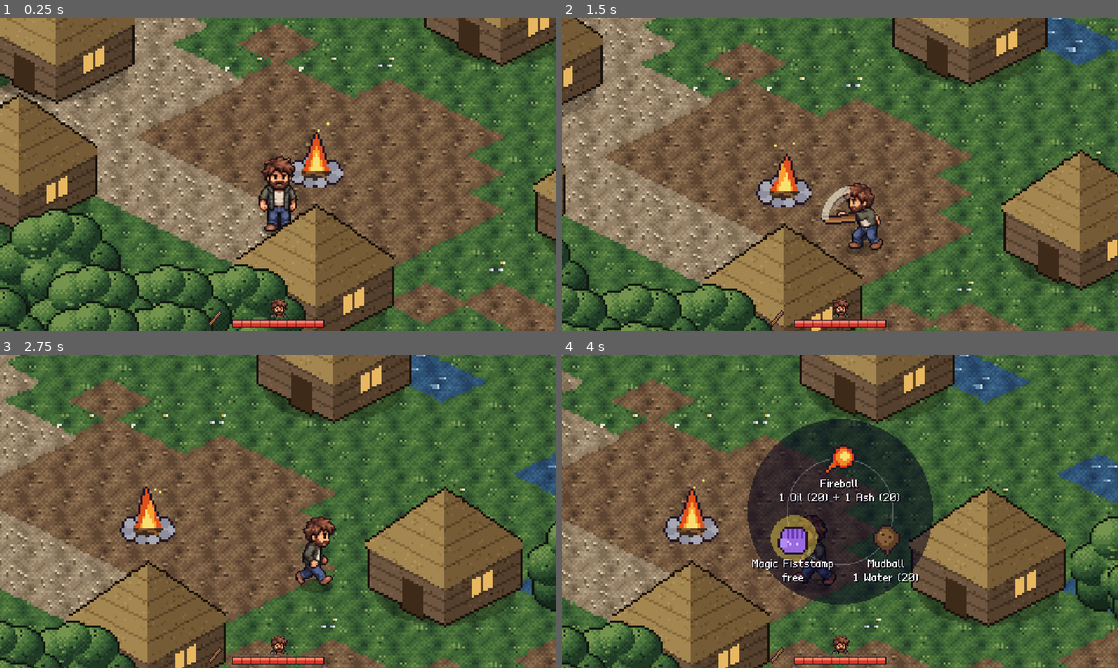
Above: before the commit, frames 1-4 (two rows, left to right).
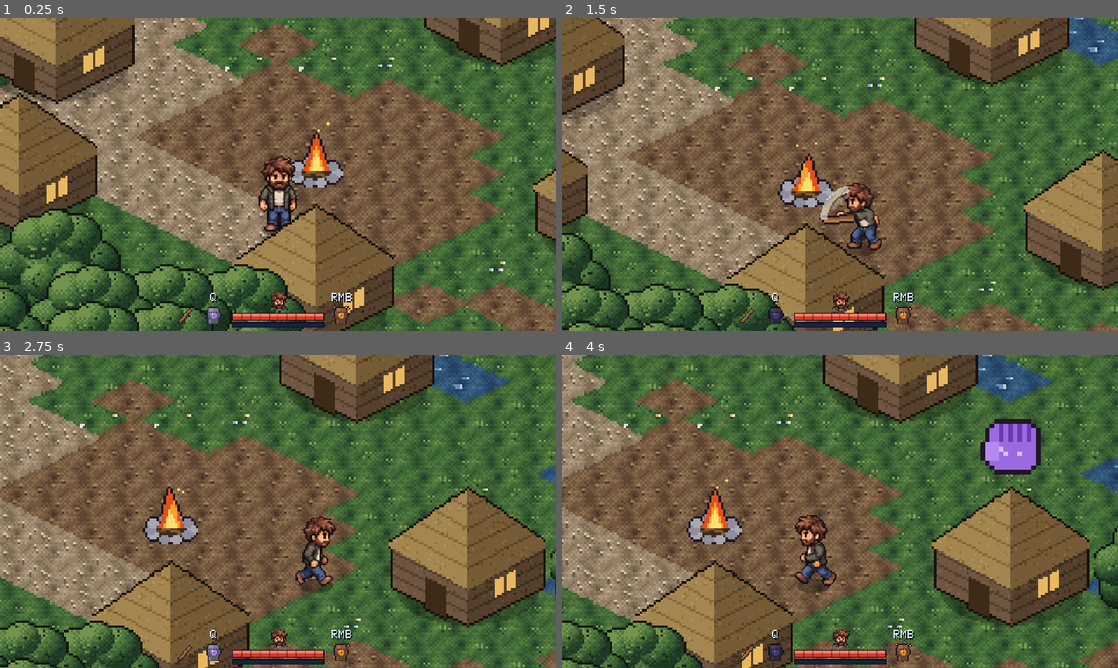
Above: after the commit, the same moments.

Repository: patrickyareinke/game1
Game: Godot game, scene res://scenes/main.tscn
The game is run twice, just before and just after one commit, with the same random seed, the same clock (stepped at 60 frames per second) and the same inputs.
Inputs (mouse positions are in pixels of both pictures, inside the frame that each line leads up to):
- Up to frame 1 (0.25 s): no input
- Up to frame 2 (1.5 s): move the mouse to (962, 158) at 0.52 s; hold D 0.53-1.25 s; tap Q at 0.6 s; click (962, 158) at 0.67 s; tap R at 0.8 s; drag from (728, 190) to (812, 237) at 1.27 s
- Up to frame 3 (2.75 s): move the mouse to (333, 442) at 2.02 s; hold D from 2.03 s (still down); tap 1 at 2.1 s; click (333, 442) at 2.17 s; tap 2 at 2.3 s
- Up to frame 4 (4 s): release D at 2.75 s; drag from (812, 574) to (673, 464) at 2.77 s; move the mouse to (1006, 558) at 3.52 s; hold A from 3.53 s (still down); tap 3 at 3.6 s; click (1006, 558) at 3.67 s; tap Q at 3.8 s

The runs differ from the first frame. In frame 1, 1.2% of the frame differs, in the area x 31-64%, y 87-99%; in frame 2, 45%; in frame 3, 41%; in frame 4, 54%, in the area x 0-100%, y 0-100%.

Commit message:
Gauntlet Alchemist: two gauntlets, Fast Steel, energy and combos
- Game and hero named Gauntlet Alchemist
- Powers live in gauntlets (Ember/Fireball, Mire/Mudball, Titan/Fiststamp,
  Fast Steel); wear two: left hand Q, right hand right-click; equip in the
  inventory (click = right hand, right-click = left hand)
- New Fast Steel power: flurry of steel punches, with 3 upgrades
- Energy bar fills on hits; when full, R fires the combo of the worn pair:
  Magma Rain, Meteor Fist, Earthquake, Blazing Rush, Mud Flurry, Steel Storm
- HUD shows both gauntlets (dimmed on cooldown) and the energy bar;
  power book lists powers and combos

Co-Authored-By: Claude Opus 5.5 <noreply@anthropic.com>
Claude-Session: https://claude.ai/code/session_01CvBu1rya8CUCR7cnUQet3L

Diff:
--- a/project.godot
+++ b/project.godot
@@ -6,8 +6,8 @@
 
 [application]
 
-config/name="Iso Survival"
-config/description="Isometric 2D pixel-art building & survival game"
+config/name="Gauntlet Alchemist"
+config/description="Gauntlet Alchemist - isometric pixel-art alchemy, building & survival"
 run/main_scene="res://scenes/main.tscn"
 config/features=PackedStringArray("4.4", "GL Compatibility")
 
--- a/scripts/game_state.gd
+++ b/scripts/game_state.gd
@@ -1,9 +1,11 @@
 extends Node
-## Global game state (autoload "Game"): inventory, money, stats, spells, HP.
+## Global game state (autoload "Game") of Gauntlet Alchemist: inventory,
+## money, stats, gauntlets (one power each, two worn), energy, HP.
 ## Everything that changes emits `changed`, and the UI redraws from it.
 
 signal changed
 signal upgrade_ready(spell: String)   # a spell reached UPGRADE_HITS
+signal energy_full
 
 const SLOTS := 40                    # 8 columns x 5 rows
 const MAX_HP := 10
@@ -18,6 +20,10 @@
 	"pickaxe": {"name": "Pickaxe"},
 	"wood": {"name": "Wood"},
 	"stone": {"name": "Stone"},
+	"g_fireball": {"name": "Ember Gauntlet"},
+	"g_mudball": {"name": "Mire Gauntlet"},
+	"g_fiststamp": {"name": "Titan Gauntlet"},
+	"g_quicksteel": {"name": "Fast Steel Gauntlet"},
 }
 
 # Tools you can hold. Only the axe chops trees, only the pickaxe breaks rocks.
@@ -35,8 +41,29 @@
 		"cooldown": 0.45, "info": "Slows enemies for 3 s"},
 	"fiststamp": {"name": "Magic Fiststamp", "cost": {}, "damage": 2.0,
 		"cooldown": 2.0, "info": "Area hit at the cursor, knocks back"},
-}
-const SPELL_ORDER := ["fireball", "mudball", "fiststamp"]
+	"quicksteel": {"name": "Fast Steel", "cost": {}, "damage": 1.2,
+		"cooldown": 0.5, "info": "Rapid flurry of steel punches in front of you"},
+}
+const SPELL_ORDER := ["fireball", "mudball", "fiststamp", "quicksteel"]
+
+# Each gauntlet carries one power (a SPELLS id). You wear two at a time:
+# left hand fires with Q, right hand with the right mouse button.
+const GAUNTLET_OF := {"g_fireball": "fireball", "g_mudball": "mudball",
+	"g_fiststamp": "fiststamp", "g_quicksteel": "quicksteel"}
+
+# Energy builds up as you hit enemies; when full, R fires the combination
+# attack of the two gauntlets you wear (order does not matter).
+const MAX_ENERGY := 100.0
+const ENERGY_PER_POWER_HIT := 7.0
+const ENERGY_PER_MELEE_HIT := 4.0
+const COMBOS := {
+	"fireball+mudball": {"name": "Magma Rain", "desc": "Molten meteors rain around the cursor, leaving lava"},
+	"fireball+fiststamp": {"name": "Meteor Fist", "desc": "A giant burning fist crashes down: huge blast + lava"},
+	"fiststamp+mudball": {"name": "Earthquake", "desc": "The ground shakes: big area damage, everyone slowed"},
+	"fireball+quicksteel": {"name": "Blazing Rush", "desc": "Dash to the cursor through enemies, trail of fire"},
+	"mudball+quicksteel": {"name": "Mud Flurry", "desc": "Punch storm all around you, enemies stuck in mud"},
+	"fiststamp+quicksteel": {"name": "Steel Storm", "desc": "A rain of small steel fists around the cursor"},
+}
 
 # After UPGRADE_HITS enemy hits with a spell you pick one of three upgrades.
 const UPGRADE_HITS := 10
@@ -56,6 +83,11 @@
 		{"key": "double", "name": "Double Fist", "desc": "Two fists, scattered in a bigger area"},
 		{"key": "fast", "name": "Fast Fist", "desc": "Faster, +25% damage, quake slows enemies"},
 	],
+	"quicksteel": [
+		{"key": "reach", "name": "Long Reach", "desc": "Punches reach further, lunge forward"},
+		{"key": "hundred", "name": "Hundred Fists", "desc": "Five punches instead of three"},
+		{"key": "shock", "name": "Shock Knuckle", "desc": "Last punch sends out a shockwave"},
+	],
 }
 const STAT_ORDER := ["fighter", "alchemy", "building", "fitness", "wisdom"]
 
@@ -76,6 +108,9 @@
 var money := 0
 var hp := MAX_HP
 var active_spell := "fireball"
+var hands := {"left": "fiststamp", "right": "fireball"}   # powers worn (Q / RMB)
+var energy := 0.0
+var energy_lock_until := 0     # msec; combo hits do not refill energy
 var equipped := "stick"
 var ui_open := false         # inventory or spell ring visible -> no world clicks
 var build_mode := false
@@ -88,7 +123,8 @@
 func _ready() -> void:
 	for id in ["stick", "spellbook", "oil", "ash", "water", "coin",
 			"fireball", "mudball", "fiststamp", "slap", "face", "face_hurt", "money",
-			"axe", "pickaxe", "wood", "stone"]:
+			"axe", "pickaxe", "wood", "stone", "quicksteel",
+			"g_fireball", "g_mudball", "g_fiststamp", "g_quicksteel"]:
 		icons[id] = load("res://assets/icons/%s.png" % id)
 	for spell in UPGRADES:
 		for u in UPGRADES[spell]:
@@ -117,6 +153,10 @@
 	add_item("pickaxe")
 	equipped = "stick"
 	add_item("spellbook")
+	for g in GAUNTLET_OF:
+		add_item(g)
+	hands = {"left": "fiststamp", "right": "fireball"}
+	energy = 0.0
 	add_item("oil", 20)
 	add_item("ash", 20)
 	add_item("water", 20)
@@ -245,6 +285,7 @@
 func register_spell_hit(spell: String) -> void:
 	if not SPELLS.has(spell):
 		return
+	add_energy(ENERGY_PER_POWER_HIT)
 	spell_hits[spell] += 1
 	if spell_hits[spell] == UPGRADE_HITS and spell_upgrade[spell] == "":
 		upgrade_ready.emit(spell)
@@ -273,3 +314,43 @@
 func set_cutscene(on: bool) -> void:
 	cutscene = on
 	changed.emit()
+
+
+# --- gauntlets & energy ------------------------------------------------------
+
+func equip_gauntlet(item: String, hand: String) -> void:
+	## Put a gauntlet on a hand; if the other hand wears it, they swap.
+	var power: String = GAUNTLET_OF[item]
+	var other := "right" if hand == "left" else "left"
+	if hands[other] == power:
+		hands[other] = hands[hand]
+	hands[hand] = power
+	changed.emit()
+
+
+func hand_of(item: String) -> String:
+	## "left", "right" or "" for a gauntlet item.
+	for h in hands:
+		if hands[h] == GAUNTLET_OF.get(item, ""):
+			return h
+	return ""
+
+
+func add_energy(amount: float) -> void:
+	if Time.get_ticks_msec() < energy_lock_until:
+		return
+	var was_full := energy >= MAX_ENERGY
+	energy = minf(MAX_ENERGY, energy + amount)
+	if energy >= MAX_ENERGY and not was_full:
+		energy_full.emit()
+	changed.emit()
+
+
+func combo_key() -> String:
+	var pair := [hands["left"], hands["right"]]
+	pair.sort()
+	return "+".join(pair)
+
+
+func combo_name() -> String:
+	return COMBOS.get(combo_key(), {}).get("name", "")
--- a/scripts/player.gd
+++ b/scripts/player.gd
@@ -24,6 +24,7 @@
 }
 const WIND_BACK := deg_to_rad(35.0)  # how far the tool is raised before striking
 const STRIKE_END := 0.72             # share of the swing where the strike ends
+const FLURRY_GAP := 0.09             # Fast Steel: time between punches
 const REACH := 16.0
 const INVULN_TIME := 1.0
 const BODY_LENGTH := 32.0             # sprite height in world pixels
@@ -43,6 +44,10 @@
 var smear_alpha := 0.0
 var smear: Node2D
 var shake := 0.0                     # camera shake strength (pixels)
+var flurry_left := 0                 # Fast Steel punches still to throw
+var flurry_t := 0.0
+var flurry_dmg := 1.0
+var flurry_aim := Vector2.RIGHT
 var cam_base := Vector2.ZERO         # camera offset without shake
 var knock := Vector2.ZERO
 var invuln := 0.0
@@ -159,7 +164,10 @@
 		world.on_player_cell(cell)
 
 	hurt_t = maxf(hurt_t - delta, 0.0)
-	if swing_t >= 0.0:
+	_update_flurry(delta)
+	if flurry_left > 0:
+		_set_frame(Anim.ATTACK, anim_t * 14.0)            # rapid punching
+	elif swing_t >= 0.0:
 		_set_frame(Anim.ATTACK, clampf(swing_t / swing["time"], 0.0, 0.999), true)
 	elif hurt_t > 0.0:
 		_set_frame(Anim.HURT, 1.0 - hurt_t / HURT_TIME, true)
@@ -197,6 +205,13 @@
 	if key and key.pressed and not key.echo and key.physical_keycode == KEY_F:
 		_interact()
 		return
+	if key and key.pressed and not key.echo and not Game.ui_open and not Game.build_mode:
+		if key.physical_keycode == KEY_Q:
+			_cast(Game.hands["left"])       # left-hand gauntlet
+			return
+		if key.physical_keycode == KEY_R:
+			_combo()
+			return
 
 	var mb := event as InputEventMouseButton
 	if not (mb and mb.pressed) or Game.ui_open or Game.build_mode:
@@ -207,7 +222,7 @@
 	if mb.button_index == MOUSE_BUTTON_LEFT and swing_t < 0.0:
 		_start_swing()
 	elif mb.button_index == MOUSE_BUTTON_RIGHT:
-		_cast(Game.active_spell)
+		_cast(Game.hands["right"])          # right-hand gauntlet
 
 
 # --- stick -----------------------------------------------------------------
@@ -323,8 +338,45 @@
 			world.spawn_projectile(id, position, target, dmg, up)
 		"fiststamp":
 			world.spawn_fiststamp(target, dmg, up)   # no range limit
+		"quicksteel":
+			flurry_left = 5 if up == "hundred" else 3
+			flurry_t = 0.0
+			flurry_dmg = dmg
+			flurry_aim = (target - position).normalized()
 	cooldowns[id] = Game.SPELLS[id]["cooldown"]
 	Game.cast(id)
+
+
+func _update_flurry(delta: float) -> void:
+	## Fast Steel: a punch every FLURRY_GAP seconds toward the aim.
+	if flurry_left <= 0:
+		return
+	flurry_t -= delta
+	if flurry_t > 0.0:
+		return
+	flurry_t = FLURRY_GAP
+	flurry_left -= 1
+	var up: String = Game.spell_upgrade["quicksteel"]
+	var reach := 24.0 if up == "reach" else 17.0
+	if up == "reach":                                   # small lunge
+		var step := flurry_aim * 4.0
+		if world.is_walkable_at(position + step):
+			position += step
+	var wobble := Vector2(flurry_aim.y, -flurry_aim.x) * randf_range(-5.0, 5.0)
+	var point := position + flurry_aim * reach + wobble
+	var last := flurry_left == 0
+	if world.steel_punch(point, flurry_dmg, last and up == "shock"):
+		shake = 1.2
+	dir = _dir_from(flurry_aim)
+
+
+func _combo() -> void:
+	## Energy full: combination attack of the two worn gauntlets.
+	if Game.energy < Game.MAX_ENERGY or Game.cutscene:
+		return
+	Game.energy = 0.0
+	Game.changed.emit()
+	world.cast_combo(Game.combo_key(), get_global_mouse_position())
 
 
 # --- misc ------------------------------------------------------------------
--- a/scripts/ui.gd
+++ b/scripts/ui.gd
@@ -20,6 +20,9 @@
 var face: TextureRect
 var hp_bar: Control
 var tool_icon: TextureRect
+var hand_icons := {}             # "left"/"right" -> TextureRect of the worn gauntlet
+var energy_bar: Control
+var energy_hint: Label
 var slot_normal: StyleBox
 var slot_equipped: StyleBox
 var build_label: Label
@@ -115,19 +118,42 @@
 
 func _build_hud() -> void:
 	face = TextureRect.new()
-	face.position = Vector2(SCREEN.x / 2.0 - 8.0, SCREEN.y - 28.0)
+	face.position = Vector2(SCREEN.x / 2.0 - 8.0, SCREEN.y - 34.0)
 	face.expand_mode = TextureRect.EXPAND_IGNORE_SIZE   # 32x32 texture shown at 16x16
 	face.size = Vector2(16, 16)
 	add_child(face)
 
 	hp_bar = Control.new()
-	hp_bar.position = Vector2(SCREEN.x / 2.0 - 40.0, SCREEN.y - 10.0)
+	hp_bar.position = Vector2(SCREEN.x / 2.0 - 40.0, SCREEN.y - 16.0)
 	hp_bar.size = Vector2(80, 7)
 	hp_bar.draw.connect(_draw_hp)
 	add_child(hp_bar)
 
+	energy_bar = Control.new()
+	energy_bar.position = Vector2(SCREEN.x / 2.0 - 40.0, SCREEN.y - 8.0)
+	energy_bar.size = Vector2(80, 5)
+	energy_bar.draw.connect(_draw_energy)
+	add_child(energy_bar)
+	energy_hint = _label("R: COMBO", GOLD)
+	energy_hint.position = Vector2(SCREEN.x / 2.0 + 64.0, SCREEN.y - 13.0)
+	add_child(energy_hint)
+
+	# worn gauntlets: left hand (Q) left of the bars, right hand (RMB) right
+	for hand in ["left", "right"]:
+		var x := SCREEN.x / 2.0 - 64.0 if hand == "left" else SCREEN.x / 2.0 + 46.0
+		var ic := TextureRect.new()
+		ic.position = Vector2(x, SCREEN.y - 22.0)
+		add_child(ic)
+		hand_icons[hand] = ic
+		var key := _label("Q" if hand == "left" else "RMB", Color(0.85, 0.9, 1.0))
+		key.size = Vector2(26, 11)
+		key.horizontal_alignment = HORIZONTAL_ALIGNMENT_CENTER
+		key.position = Vector2(x - 5, SCREEN.y - 34.0)
+		add_child(key)
+		hand_icons[hand + "_key"] = key
+
 	tool_icon = TextureRect.new()
-	tool_icon.position = Vector2(SCREEN.x / 2.0 - 62.0, SCREEN.y - 20.0)
+	tool_icon.position = Vector2(SCREEN.x / 2.0 - 88.0, SCREEN.y - 22.0)
 	add_child(tool_icon)
 
 	boss_box = Control.new()
@@ -163,6 +189,34 @@
 		hp_bar.draw_line(Vector2(x, 1), Vector2(x, h - 1), Color(0, 0, 0, 0.35))
 
 
+func _draw_energy() -> void:
+	var w := energy_bar.size.x
+	var h := energy_bar.size.y
+	var frac := Game.energy / Game.MAX_ENERGY
+	energy_bar.draw_rect(Rect2(0, 0, w, h), Color("10121e"))
+	energy_bar.draw_rect(Rect2(1, 1, w - 2, h - 2), Color("1a2240"))
+	var full := frac >= 1.0
+	var col := Color("3aa0f0")
+	if full:
+		var pulse := 0.5 + 0.5 * sin(Time.get_ticks_msec() / 120.0)
+		col = Color("f2c94a").lerp(Color("fff6c0"), pulse)
+	energy_bar.draw_rect(Rect2(1, 1, (w - 2) * frac, h - 2), col)
+	energy_bar.draw_rect(Rect2(1, 1, (w - 2) * frac, 1), col.lightened(0.4))
+
+
+func _process(_delta: float) -> void:
+	# cooldown dimming of the worn gauntlets, pulsing combo bar
+	var player = get_parent().player if get_parent() else null
+	for hand in ["left", "right"]:
+		var ic: TextureRect = hand_icons[hand]
+		var cd: float = player.cooldowns.get(Game.hands[hand], 0.0) if player else 0.0
+		ic.modulate = Color(0.45, 0.45, 0.55) if cd > 0.0 else Color.WHITE
+	var full := Game.energy >= Game.MAX_ENERGY and not Game.cutscene
+	energy_hint.visible = full and int(Time.get_ticks_msec() / 400) % 2 == 0
+	if full:
+		energy_bar.queue_redraw()
+
+
 func _draw_boss_bar() -> void:
 	if Game.boss.is_empty():
 		return
@@ -189,7 +243,7 @@
 	var left := VBoxContainer.new()
 	row.add_child(left)
 	left.add_theme_constant_override("separation", 4)
-	left.add_child(_label("ITEMS", GOLD))
+	left.add_child(_label("GAUNTLET ALCHEMIST", GOLD))
 	var grid := GridContainer.new()
 	grid.columns = 8
 	grid.add_theme_constant_override("h_separation", 2)
@@ -210,6 +264,7 @@
 		b.add_theme_stylebox_override("pressed", hover)
 		b.add_theme_stylebox_override("hover", hover)
 		b.pressed.connect(_on_slot_pressed.bind(i))
+		b.gui_input.connect(_on_slot_input.bind(i))
 		grid.add_child(b)
 		slots.append(b)
 		var cnt := _label()
@@ -242,7 +297,7 @@
 	coins_label.size_flags_vertical = Control.SIZE_SHRINK_CENTER
 	coin_row.add_child(coins_label)
 	right.add_child(coin_row)
-	right.add_child(_label("Click a tool to hold it\nClick the book: spells", Color(0.8, 0.85, 1.0, 0.75)))
+	right.add_child(_label("Gauntlet: click=RMB\n  right-click=Q\nTool: click to hold\nBook: powers, combos", Color(0.8, 0.85, 1.0, 0.75)))
 
 
 func _build_book() -> void:
@@ -421,13 +476,9 @@
 	match key.physical_keycode:
 		KEY_E:
 			_set_inventory(not inv_panel.visible)
-		KEY_Q:
-			_set_ring(not ring.visible)
 		KEY_ESCAPE:
 			_set_inventory(false)
 			_set_ring(false)
-		KEY_1, KEY_2, KEY_3:
-			_pick_spell(Game.SPELL_ORDER[key.physical_keycode - KEY_1])
 		_:
 			return
 	get_viewport().set_input_as_handled()
@@ -469,6 +520,17 @@
 		book_panel.visible = not book_panel.visible
 	elif Game.TOOLS.has(slot["id"]):
 		Game.equip(slot["id"])
+	elif Game.GAUNTLET_OF.has(slot["id"]):
+		Game.equip_gauntlet(slot["id"], "right")
+
+
+func _on_slot_input(event: InputEvent, i: int) -> void:
+	## Right-click a gauntlet: wear it on the left hand (Q).
+	var mb := event as InputEventMouseButton
+	if mb and mb.pressed and mb.button_index == MOUSE_BUTTON_RIGHT:
+		var slot = Game.inventory[i]
+		if slot != null and Game.GAUNTLET_OF.has(slot["id"]):
+			Game.equip_gauntlet(slot["id"], "left")
 
 
 # --- refresh ---------------------------------------------------------------
@@ -489,12 +551,21 @@
 			boss_status.add_theme_color_override("font_color", Color.WHITE)
 		boss_box.queue_redraw()
 	tool_icon.texture = Game.icons[Game.equipped]
+	for hand in ["left", "right"]:
+		hand_icons[hand].texture = Game.icons["g_" + Game.hands[hand]]
+		hand_icons[hand].visible = not Game.cutscene
+		hand_icons[hand + "_key"].visible = not Game.cutscene
+	energy_bar.visible = not Game.cutscene
+	energy_bar.queue_redraw()
 
 	for i in Game.SLOTS:
 		var slot = Game.inventory[i]
 		slots[i].icon = Game.icons[slot["id"]] if slot != null else null
 		slot_counts[i].text = str(slot["count"]) if slot != null and slot["count"] > 1 else ""
-		var is_equipped: bool = slot != null and slot["id"] == Game.equipped
+		var hand := Game.hand_of(slot["id"]) if slot != null else ""
+		if hand != "":
+			slot_counts[i].text = "Q" if hand == "left" else "R"
+		var is_equipped: bool = slot != null and (slot["id"] == Game.equipped or hand != "")
 		slots[i].add_theme_stylebox_override("normal", slot_equipped if is_equipped else slot_normal)
 
 	coins_label.text = "%d G" % Game.money
@@ -506,18 +577,24 @@
 	stats_label.text = "\n".join(names)
 	stats_values.text = "\n".join(values)
 
-	var book := PackedStringArray(["SPELLBOOK"])
+	var book := PackedStringArray(["GAUNTLET POWERS", ""])
 	for id in Game.SPELL_ORDER:
-		var s: Dictionary = Game.SPELLS[id]
-		book.append("")
-		book.append("%s   Lv %d   (cast %d times)" % [s["name"], Game.spell_level(id), Game.spell_casts[id]])
-		book.append("   Damage %.2f    Cost: %s" % [Game.spell_damage(id), Game.cost_text(id)])
-		book.append("   " + s["info"])
-		if Game.spell_upgrade[id] == "":
-			book.append("   Upgrade unlocks at %d enemy hits: %d/%d" % [Game.UPGRADE_HITS,
-				mini(Game.spell_hits[id], Game.UPGRADE_HITS), Game.UPGRADE_HITS])
-		else:
-			book.append("   Upgrade: " + Game.upgrade_name(id))
+		var sp: Dictionary = Game.SPELLS[id]
+		var worn := ""
+		for h in Game.hands:
+			if Game.hands[h] == id:
+				worn = "  [%s]" % ("Q" if h == "left" else "RMB")
+		book.append("%s  Lv %d  Dmg %.1f  Cost: %s%s" % [sp["name"], Game.spell_level(id),
+			Game.spell_damage(id), Game.cost_text(id), worn])
+		var up_txt := "Upgrade: " + Game.upgrade_name(id) if Game.spell_upgrade[id] != "" \
+			else "Upgrade at %d hits: %d/%d" % [Game.UPGRADE_HITS, mini(Game.spell_hits[id], Game.UPGRADE_HITS), Game.UPGRADE_HITS]
+		book.append("   %s.  %s" % [sp["info"], up_txt])
+	book.append("")
+	book.append("GAUNTLET COMBOS  (energy full: R)")
+	for k in Game.COMBOS:
+		var mark := "> " if k == Game.combo_key() else "  "
+		var parts: PackedStringArray = k.split("+")
+		book.append("%s%s: %s + %s" % [mark, Game.COMBOS[k]["name"], Game.SPELLS[parts[0]]["name"], Game.SPELLS[parts[1]]["name"]])
 	book.append("")
 	book.append("(click to close)")
 	book_label.text = "\n".join(book)
--- a/scripts/world.gd
+++ b/scripts/world.gd
@@ -827,6 +827,7 @@
 		if e.position.distance_to(point) < 14.0 + e.hit_radius:
 			e.take_damage(Game.stick_damage(), player.position)
 			Game.add_stat("fighter", Game.FIGHTER_PER_HIT)
+			Game.add_energy(Game.ENERGY_PER_MELEE_HIT)
 			hit_enemy = true
 	if hit_enemy:
 		last_hit = true
@@ -953,6 +954,142 @@
 		spawn_zone("quake", target, 48.0, 3.0, 0.0)
 
 
+# --- gauntlet powers & combos ----------------------------------------------
+
+func damage_area(center: Vector2, radius: float, dmg: float, source: String,
+		knockback := 150.0, effect := Callable()) -> int:
+	## Damage every enemy inside an iso ellipse; returns how many were hit.
+	var n := 0
+	for e in get_tree().get_nodes_in_group("enemies"):
+		if e.dead:
+			continue
+		var d: Vector2 = e.position - center
+		if Vector2(d.x, d.y * 2.0).length() < radius + e.hit_radius:
+			e.take_damage(dmg, center, knockback, source)
+			if effect.is_valid() and is_instance_valid(e) and not e.dead:
+				effect.call(e)
+			n += 1
+	return n
+
+
+func steel_punch(point: Vector2, dmg: float, shockwave := false) -> bool:
+	## One Fast Steel punch: steel fist flash + hit at point.
+	var fist := Sprite2D.new()
+	fist.texture = Game.icons["quicksteel"]
+	fist.position = point + Vector2(0, -12)
+	fist.z_index = 45
+	add_child(fist)
+	var tw := fist.create_tween()
+	tw.tween_property(fist, "scale", Vector2(1.3, 1.3), 0.05)
+	tw.tween_property(fist, "modulate:a", 0.0, 0.12)
+	tw.tween_callback(fist.queue_free)
+	ring_fx(point, 7.0, Color(0.75, 0.9, 1.0), 0.15)
+	var hit := damage_area(point, 13.0, dmg, "quicksteel", 90.0) > 0
+	if shockwave:
+		ring_fx(point, 34.0, Color(0.35, 0.75, 1.0), 0.35)
+		hit = damage_area(point, 34.0, dmg * 0.8, "quicksteel", 200.0) > 0 or hit
+	return hit
+
+
+func cast_combo(key: String, target: Vector2) -> void:
+	var combo: Dictionary = Game.COMBOS.get(key, {})
+	if combo.is_empty():
+		return
+	ui.show_title(combo["name"].to_upper(), "Gauntlet combo!", 0.5)
+	Game.energy_lock_until = Time.get_ticks_msec() + 3000   # its own hits don't recharge
+	var fire: float = Game.spell_damage("fireball")
+	var mud: float = Game.spell_damage("mudball")
+	var fist: float = Game.spell_damage("fiststamp")
+	var steel: float = Game.spell_damage("quicksteel")
+	match key:
+		"fireball+mudball":      # Magma Rain
+			for i in 10:
+				var off := Vector2.from_angle(rng.randf() * TAU) * rng.randf_range(0.0, 60.0)
+				off.y *= 0.5
+				_meteor(target + off, i * 0.11, fire * 0.7 + mud * 0.5)
+		"fireball+fiststamp":    # Meteor Fist
+			var big := Sprite2D.new()
+			big.texture = Game.icons["fiststamp"]
+			big.modulate = Color(1.6, 0.8, 0.4, 0.0)
+			big.scale = Vector2(4, 4)
+			big.z_index = 55
+			big.position = target + Vector2(0, -120)
+			add_child(big)
+			var tw := create_tween()
+			tw.tween_property(big, "modulate:a", 1.0, 0.15)
+			tw.tween_property(big, "position", target + Vector2(0, -20), 0.35) \
+				.set_trans(Tween.TRANS_QUAD).set_ease(Tween.EASE_IN)
+			tw.tween_callback(func():
+				player.shake = 5.0
+				ring_fx(target, 80.0, Color(1, 0.55, 0.2), 0.6)
+				damage_area(target, 70.0, fist * 2.5, "fiststamp", 320.0)
+				damage_area(target, 70.0, fire * 1.5, "fireball", 0.0)
+				spawn_zone("lava", target, 36.0, 6.0, fire * 0.6))
+			tw.tween_property(big, "modulate:a", 0.0, 0.3)
+			tw.tween_callback(big.queue_free)
+		"fiststamp+mudball":     # Earthquake
+			var center: Vector2 = player.position
+			spawn_zone("quake", center, 120.0, 4.0, 0.0)
+			for i in 3:
+				get_tree().create_timer(i * 0.6).timeout.connect(func():
+					player.shake = 4.0
+					ring_fx(center, 120.0, Color(0.75, 0.6, 0.4), 0.5)
+					damage_area(center, 120.0, fist * 0.8 + mud * 0.4, "fiststamp", 120.0,
+						func(e): e.slow(3.0)))
+		"fireball+quicksteel":   # Blazing Rush
+			var from: Vector2 = player.position
+			var to := from + (target - from).limit_length(120.0)
+			var already := []
+			var tw := create_tween()
+			tw.tween_method(func(k: float):
+				var p := from.lerp(to, k)
+				if not is_walkable_at(p):
+					return
+				player.position = p
+				for e in get_tree().get_nodes_in_group("enemies"):
+					if e in already or e.dead:
+						continue
+					if e.position.distance_to(p) < 16.0 + e.hit_radius:
+						already.append(e)
+						e.take_damage(steel * 2.0, p, 220.0, "quicksteel")
+						if is_instance_valid(e) and not e.dead:
+							e.take_damage(fire * 0.8, p, 0.0, "fireball")
+				if int(k * 100) % 16 == 0:
+					spawn_zone("lava", p, 10.0, 3.0, fire * 0.4), 0.0, 1.0, 0.3)
+			tw.tween_callback(func(): player.last_cell = screen_to_grid(player.position))
+		"mudball+quicksteel":    # Mud Flurry
+			spawn_zone("mud", player.position, 44.0, 4.0, 0.0)
+			for i in 10:
+				get_tree().create_timer(i * 0.06).timeout.connect(func():
+					var p: Vector2 = player.position + Vector2.from_angle(TAU * i / 10.0) * Vector2(24, 12)
+					steel_punch(p, steel * 1.2)
+					damage_area(p, 14.0, mud * 0.5, "mudball", 0.0, func(e): e.root(2.0)))
+		"fiststamp+quicksteel":  # Steel Storm
+			for i in 12:
+				var off := Vector2.from_angle(rng.randf() * TAU) * rng.randf_range(0.0, 50.0)
+				off.y *= 0.5
+				_drop_fist(target + off, fist * 0.7, 22.0, 150.0, 0.12, i * 0.08, "quicksteel", false)
+
+
+func _meteor(at: Vector2, delay: float, dmg: float) -> void:
+	var m := Sprite2D.new()
+	m.texture = preload("res://assets/sprites/fireball_proj.png")
+	m.scale = Vector2(1.6, 1.6)
+	m.z_index = 50
+	m.position = at + Vector2(-30, -110)
+	m.modulate.a = 0.0
+	add_child(m)
+	var tw := create_tween()
+	tw.tween_interval(delay)
+	tw.tween_property(m, "modulate:a", 1.0, 0.05)
+	tw.tween_property(m, "position", at + Vector2(0, -6), 0.3).set_ease(Tween.EASE_IN)
+	tw.tween_callback(func():
+		ring_fx(at, 20.0, Color(1, 0.5, 0.15), 0.35)
+		damage_area(at, 20.0, dmg, "fireball", 120.0, func(e): e.slow(2.0))
+		spawn_zone("lava", at, 12.0, 3.0, dmg * 0.4)
+		m.queue_free())
+
+
 func spawn_zone(kind: String, pos: Vector2, radius: float, duration: float, dps: float) -> void:
 	var z := ZONE_SCRIPT.new()
 	z.world = self
Binary file added: assets/icons/g_fireball.png
Binary file added: assets/icons/g_fiststamp.png
Binary file added: assets/icons/g_mudball.png
Binary file added: assets/icons/g_quicksteel.png
Binary file added: assets/icons/quicksteel.png
Binary file added: assets/icons/up_hundred.png
Binary file added: assets/icons/up_reach.png
Binary file added: assets/icons/up_shock.png
